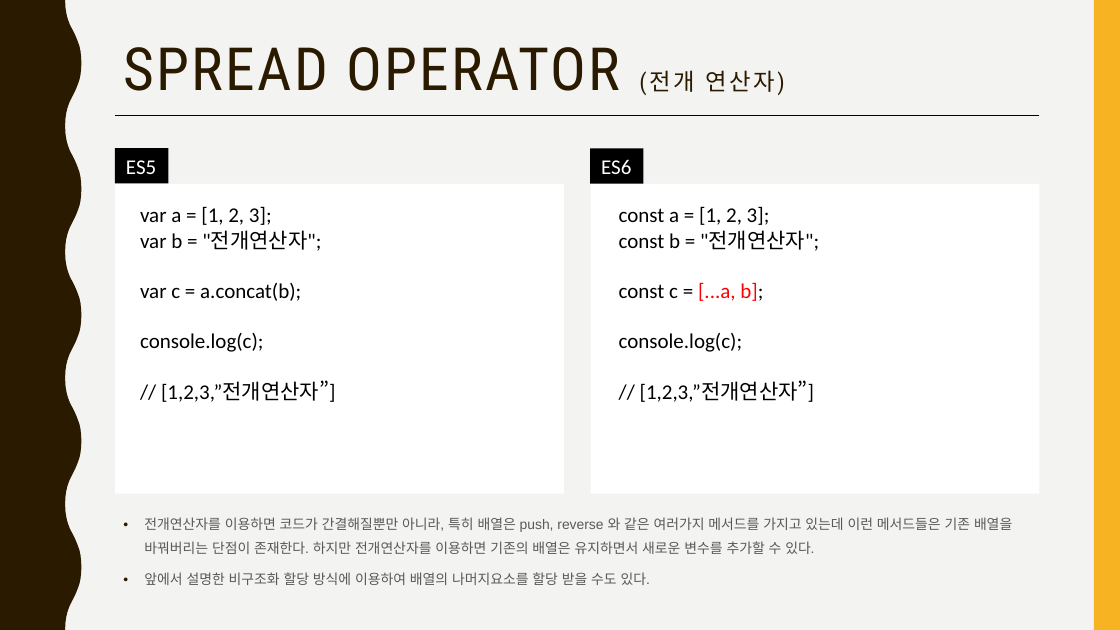
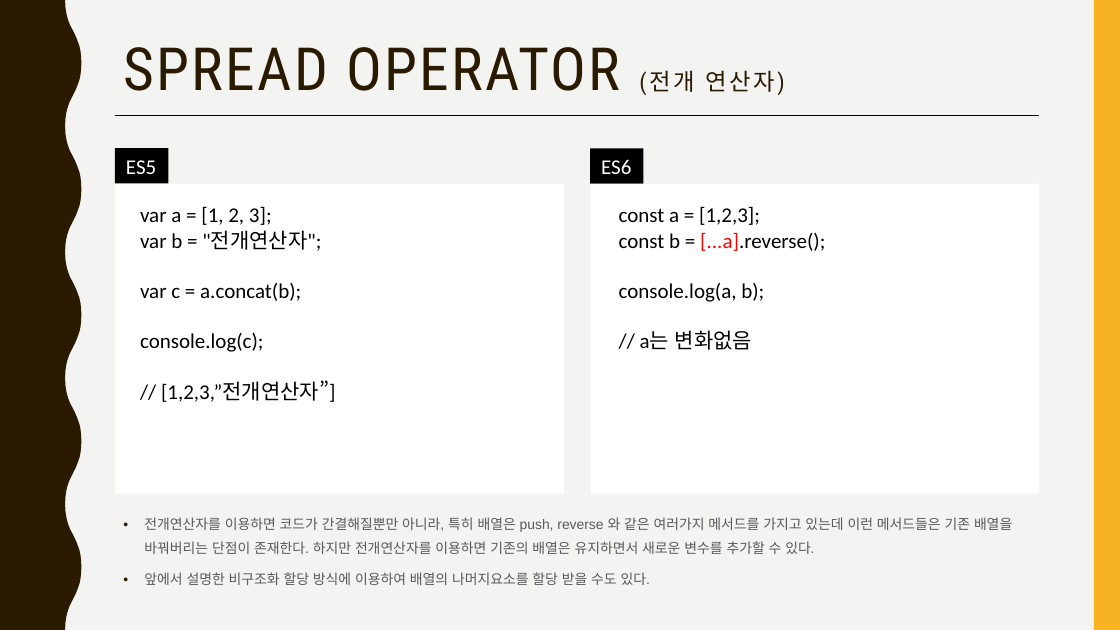
Before and after one commit to jangmang/ECMAScript6-ECMAScript201-, a slide deck: slide 12 of ES6.pptx. Drawn at 1120x630 pixels with LibreOffice and Linux fonts; fonts in the diff are those of the drawing. Boxes give left, top, right and bottom in pixels: in the first picture for what was removed or moved away, otherwise in the second. Text is boxed around its words. In the diff, an @@ line names an element or a change of style, - is before the commit and + after.

```diff
--- a/ES6.pptx
+++ b/ES6.pptx
@@ text at <box>619,206,825,350</box>: text changed @@
-const a = [1, 2, 3];
-const b = "전개연산자";
-const c = [...a, b];
-console.log(c);
-// [1,2,3,”전개연산자”]
+const a = [1,2,3];
+const b = [...a].reverse();
+console.log(a, b);
+// a는 변화없음
```
Also in this commit, not shown: 1 other slide changed, 3 slides added, 5 other files.
